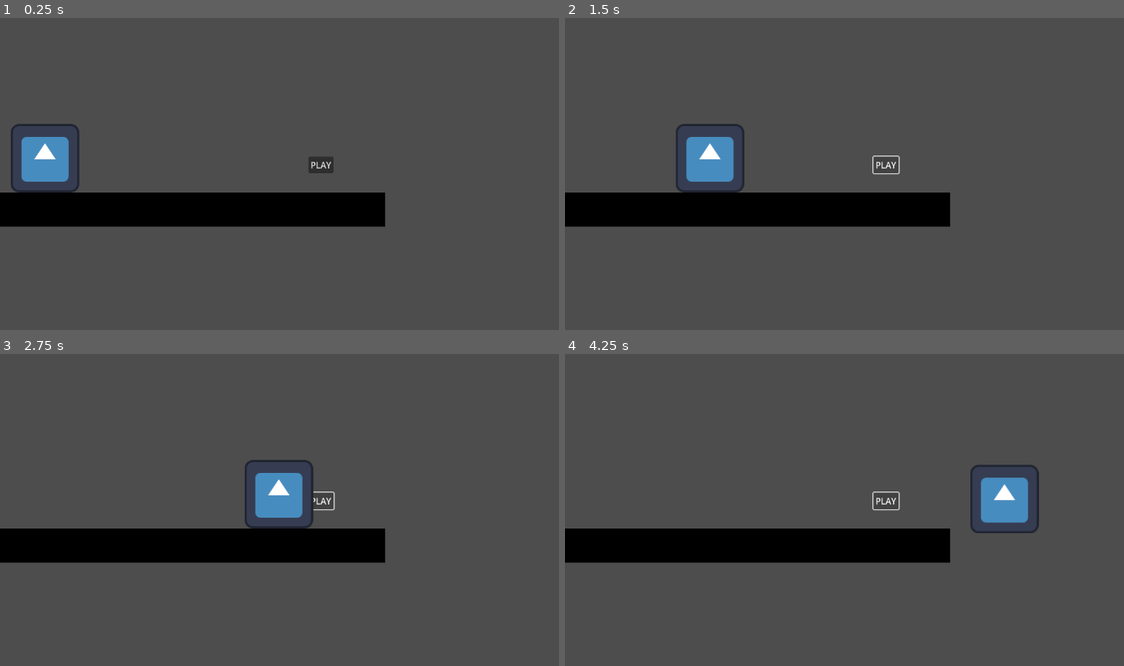
Above: before the commit, frames 1-4 (two rows, left to right).
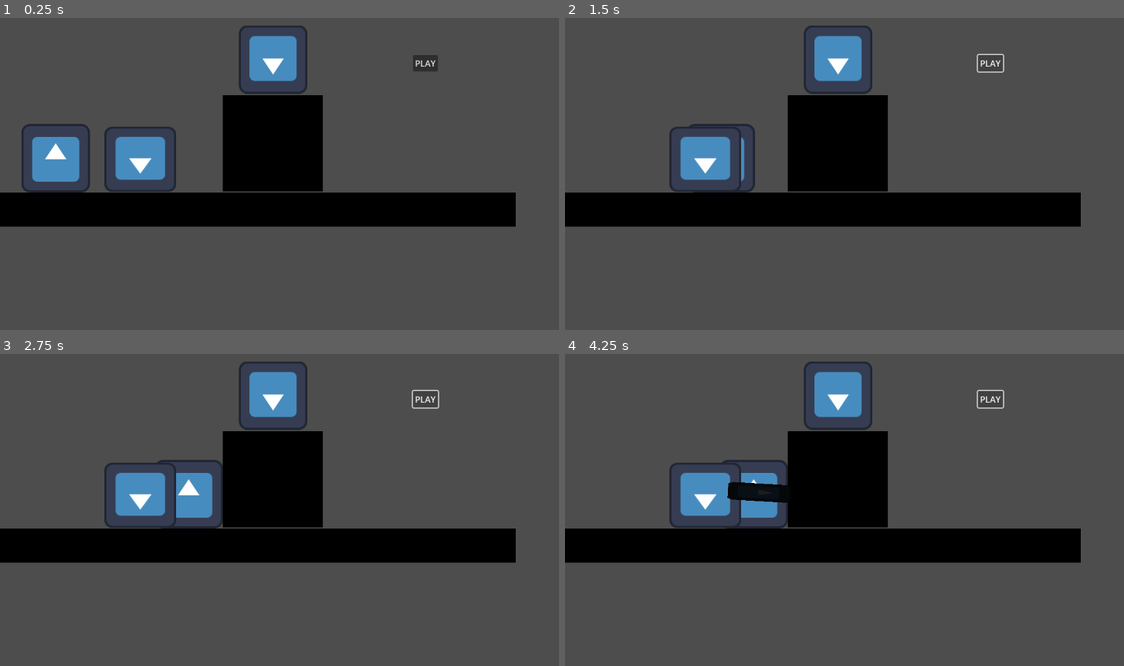
Above: after the commit, the same moments.

Repository: OdieEstee/CrimsonGameJam2025
Game: Godot game, scene res://Level 0.tscn
Two runs of this game, one before a commit and one after it. Both use one fixed random seed, a clock stepped at 60 frames per second and the inputs below. The engine's default icon, where the game draws it, is replaced by a stand-in: a white triangle on a blue panel in a dark square.
Inputs:
- Up to frame 1 (0.25 s): no input
- Up to frame 2 (1.5 s): click "PLAY" at 0.5 s; click "PLAY" at 1.25 s
- Up to frame 3 (2.75 s): click "PLAY" at 2 s
- Up to frame 4 (4.25 s): no input

The runs differ from the first frame. In frame 1, 13% of the frame differs, in the area x 1-93%, y 2-67%; in frame 2, 11%; in frame 3, 13%; in frame 4, 14%, in the area x 18-93%, y 2-67%.

Commit message:
Added gitignore, gitattributes, Archer and Solider

Diff:
--- /dev/null
+++ b/Arrow.gd
@@ -0,0 +1,15 @@
+extends RigidBody2D
+
+
+func _ready() -> void:
+	contact_monitor = true
+	max_contacts_reported = 1  # how many collisions to report
+	connect("body_entered", Callable(self, "_on_arrow_hit"))
+
+func _on_visible_on_screen_enabler_2d_screen_exited():
+	queue_free() #if the arrow leaves the screen remove it
+
+func _on_arrow_hit(body):
+	# TODO: add logic here to #if body.group == player:
+	# TODO: if arrow hits Player reset
+	queue_free()  # remove it from the scene
--- /dev/null
+++ b/Arrow.tscn
@@ -0,0 +1,27 @@
+[gd_scene load_steps=4 format=3 uid="uid://0g7e4l1x8hka"]
+
+[ext_resource type="Script" uid="uid://ba1r2tjuu4hvb" path="res://Arrow.gd" id="1_2ndhl"]
+[ext_resource type="Texture2D" uid="uid://dgv71lbgp8xem" path="res://icon.svg" id="2_acd0x"]
+
+[sub_resource type="CapsuleShape2D" id="CapsuleShape2D_6a6ax"]
+radius = 2.9995682
+height = 46.02731
+
+[node name="Arrow" type="RigidBody2D"]
+scale = Vector2(1.0111324, 1)
+collision_layer = 9
+collision_mask = 6
+script = ExtResource("1_2ndhl")
+
+[node name="Sprite2D" type="Sprite2D" parent="."]
+modulate = Color(0.99304205, 3.6001802e-05, 0.70178074, 1)
+rotation = -1.5707964
+scale = Vector2(-0.087131225, 0.3899655)
+texture = ExtResource("2_acd0x")
+
+[node name="CollisionShape2D" type="CollisionShape2D" parent="."]
+rotation = -1.5877619
+scale = Vector2(1.5819945, 1.072664)
+shape = SubResource("CapsuleShape2D_6a6ax")
+
+[node name="VisibleOnScreenNotifier2D" type="VisibleOnScreenNotifier2D" parent="."]
--- a/Level 0.tscn
+++ b/Level 0.tscn
@@ -1,8 +1,10 @@
-[gd_scene load_steps=8 format=3 uid="uid://c3r3wnkluh7ig"]
+[gd_scene load_steps=13 format=3 uid="uid://c3r3wnkluh7ig"]
 
 [ext_resource type="Script" uid="uid://diw6fis34kuwk" path="res://level_0.gd" id="1_0cwry"]
 [ext_resource type="Texture2D" uid="uid://dgv71lbgp8xem" path="res://icon.svg" id="1_c8imh"]
 [ext_resource type="Script" uid="uid://cs1d4w4bk0jo3" path="res://character_body_2d.gd" id="2_avkrb"]
+[ext_resource type="Script" uid="uid://ch8rud4n11l1s" path="res://archer.gd" id="4_ghhfo"]
+[ext_resource type="Script" uid="uid://d3gv0aw6wfyiv" path="res://soldier.gd" id="5_gkrj2"]
 
 [sub_resource type="Gradient" id="Gradient_c8imh"]
 colors = PackedColorArray(0, 0, 0, 1, 0, 0, 0, 1)
@@ -16,20 +18,32 @@
 [sub_resource type="RectangleShape2D" id="RectangleShape2D_0cwry"]
 size = Vector2(127, 128)
 
+[sub_resource type="RectangleShape2D" id="RectangleShape2D_ghhfo"]
+size = Vector2(132, 132)
+
+[sub_resource type="RectangleShape2D" id="RectangleShape2D_jxxqn"]
+size = Vector2(140, 125)
+
+[sub_resource type="RectangleShape2D" id="RectangleShape2D_gkrj2"]
+size = Vector2(66, 121)
+
 [node name="Level0" type="Node2D"]
 script = ExtResource("1_0cwry")
 
 [node name="Camera2D" type="Camera2D" parent="."]
 
-[node name="StaticBody2D" type="StaticBody2D" parent="."]
-position = Vector2(-481, 99)
+[node name="Ground" type="StaticBody2D" parent="."]
+position = Vector2(-451.00003, 99)
+scale = Vector2(1.3425826, 1)
+collision_layer = 4
+collision_mask = 15
 
-[node name="Sprite2D" type="Sprite2D" parent="StaticBody2D"]
+[node name="Sprite2D" type="Sprite2D" parent="Ground"]
 position = Vector2(264.5, 0)
 scale = Vector2(11.234375, 1)
 texture = SubResource("GradientTexture2D_0cwry")
 
-[node name="CollisionShape2D" type="CollisionShape2D" parent="StaticBody2D"]
+[node name="CollisionShape2D" type="CollisionShape2D" parent="Ground"]
 position = Vector2(266, 0)
 shape = SubResource("RectangleShape2D_avkrb")
 
@@ -38,15 +52,24 @@
 anchors_preset = 0
 offset_right = 40.0
 offset_bottom = 40.0
+metadata/_edit_use_anchors_ = true
 
 [node name="Button" type="Button" parent="Control"]
-layout_mode = 0
+layout_mode = 1
+anchors_preset = -1
+anchor_left = 4.875
+anchor_top = -4.75
+anchor_right = 5.85
+anchor_bottom = -4.175
 offset_right = 8.0
 offset_bottom = 8.0
 text = "PLAY"
+metadata/_edit_use_anchors_ = true
 
 [node name="CharacterBody2D" type="CharacterBody2D" parent="."]
-position = Vector2(-492, -15)
+position = Vector2(-472, -5)
+collision_layer = 2
+collision_mask = 12
 script = ExtResource("2_avkrb")
 
 [node name="Sprite2D" type="Sprite2D" parent="CharacterBody2D"]
@@ -58,4 +81,75 @@
 [node name="Icon" type="Sprite2D" parent="CharacterBody2D"]
 texture = ExtResource("1_c8imh")
 
+[node name="Archer" type="CharacterBody2D" parent="."]
+position = Vector2(-66, -187)
+collision_mask = 4
+script = ExtResource("4_ghhfo")
+player_path = NodePath("../CharacterBody2D")
+shoot_cd = 1.5
+
+[node name="CollisionShape2D" type="CollisionShape2D" parent="Archer"]
+shape = SubResource("RectangleShape2D_ghhfo")
+
+[node name="Icon2" type="Sprite2D" parent="Archer"]
+texture = ExtResource("1_c8imh")
+flip_v = true
+
+[node name="ArrowSpawn" type="Marker2D" parent="Archer"]
+
+[node name="Timer" type="Timer" parent="Archer"]
+
+[node name="Pillar" type="StaticBody2D" parent="."]
+position = Vector2(-134.99994, -25.000015)
+scale = Vector2(0.25922254, -2.825225)
+collision_layer = 4
+collision_mask = 15
+
+[node name="Sprite2D" type="Sprite2D" parent="Pillar"]
+position = Vector2(264.5, 0)
+scale = Vector2(11.234375, 1)
+texture = SubResource("GradientTexture2D_0cwry")
+
+[node name="CollisionShape2D" type="CollisionShape2D" parent="Pillar"]
+position = Vector2(266, 0)
+shape = SubResource("RectangleShape2D_avkrb")
+
+[node name="Soldier" type="CharacterBody2D" parent="."]
+position = Vector2(-314, -1)
+collision_mask = 4
+script = ExtResource("5_gkrj2")
+player_path = NodePath("../CharacterBody2D")
+
+[node name="CollisionShape2D" type="CollisionShape2D" parent="Soldier"]
+position = Vector2(0, -0.2035141)
+shape = SubResource("RectangleShape2D_jxxqn")
+
+[node name="Icon2" type="Sprite2D" parent="Soldier"]
+position = Vector2(4.7683716e-07, 0.2964859)
+scale = Vector2(1.0520188, 0.9577576)
+texture = ExtResource("1_c8imh")
+flip_v = true
+
+[node name="Timer" type="Timer" parent="Soldier"]
+
+[node name="SwordPivot" type="Node2D" parent="Soldier"]
+position = Vector2(-70, 9.296486)
+
+[node name="Sword" type="Area2D" parent="Soldier/SwordPivot"]
+collision_mask = 2
+
+[node name="CollisionShape2D" type="CollisionShape2D" parent="Soldier/SwordPivot/Sword"]
+position = Vector2(-2.543396, -39.484474)
+scale = Vector2(0.5769231, 1)
+shape = SubResource("RectangleShape2D_gkrj2")
+
+[node name="Sprite2D" type="Sprite2D" parent="Soldier/SwordPivot/Sword"]
+modulate = Color(0.1148968, 0.11489681, 0.1148968, 1)
+visibility_layer = 3
+position = Vector2(-2.543396, -40.984474)
+scale = Vector2(0.25713435, 0.9221176)
+texture = ExtResource("1_c8imh")
+
 [connection signal="pressed" from="Control/Button" to="." method="_on_button_pressed"]
+[connection signal="timeout" from="Archer/Timer" to="Archer" method="_on_timer_timeout"]
+[connection signal="timeout" from="Soldier/Timer" to="Soldier" method="_on_timer_timeout"]
--- /dev/null
+++ b/archer.gd
@@ -0,0 +1,50 @@
+extends CharacterBody2D
+
+
+@export var player_path: NodePath
+#archer settings
+# the cooldown between each shot
+@export var shoot_cd: float =  1.0
+#amount of variance for the cooldown bewteen each shot
+@export var shoot_variantion: float = 0.0
+#arrow settings
+#speed of the arrow
+@export var arrow_speed: int = 1000
+#texture for the arrow
+#@export var arrow_texture: Texture2D
+
+var arrow_scene: PackedScene = preload("res://arrow.tscn")
+
+var gravity : float = 600.0
+var player = Node2D #used to track the position of the peseant
+
+func _ready() -> void:
+	player = get_node(player_path)
+	$Timer.wait_time = get_random_shoot_time()
+	$Timer.start()
+
+func _on_timer_timeout():
+	shoot_arrow()
+	$Timer.wait_time = get_random_shoot_time() #after each shot get a delay
+	$Timer.start()
+
+func get_random_shoot_time() -> float:
+	return randf_range(shoot_cd - shoot_variantion, shoot_cd + shoot_variantion)
+
+func _physics_process(delta: float) -> void:
+	# Add the gravity
+	if not is_on_floor():
+		velocity.y += gravity * delta
+	else:
+		velocity.y = 0
+
+	move_and_slide()
+
+func shoot_arrow():
+
+	var arrow = arrow_scene.instantiate()
+	arrow.position = $ArrowSpawn.global_position
+	arrow.rotation = (player.global_position - global_position).angle()
+	var dir = (player.global_position - global_position).normalized()
+	arrow.linear_velocity = dir * arrow_speed # launch the arrow
+	get_tree().current_scene.add_child(arrow)
--- /dev/null
+++ b/soldier.gd
@@ -0,0 +1,92 @@
+
+extends CharacterBody2D
+
+@export var player_path: NodePath
+
+#sword parameters
+
+# the cooldown between each shot
+@export var swing_cd: float =  2.0
+# degrees to swing through
+@export var swing_angle: float = 120
+# degrees per second
+@export var swing_speed: float = 400
+#amount of variance for the cooldown bewteen each shot
+@export var swing_cd_variation: float = 0.0
+
+@onready var sword_area = $SwordPivot/Sword
+@onready var swing_timer = $Timer
+@onready var sword_pivot = $SwordPivot
+
+var swinging = false #is sword swinging currently
+var gravity : float = 600.0
+var player = Node2D #used to track the position of the peseant
+
+func _ready() -> void:
+	sword_area.monitoring = false
+	sword_area.visible = false
+	sword_area.connect("body_entered", Callable(self, "on_sword_hit"))
+	player = get_node(player_path)
+	$Timer.wait_time = get_random_swing_time()
+	$Timer.start()
+
+
+func _on_timer_timeout():
+	swing_sword()
+	$Timer.wait_time = get_random_swing_time() #after each shot get a delay
+	$Timer.start()
+
+func get_random_swing_time() -> float:
+	return randf_range(swing_cd - swing_cd_variation, swing_cd + swing_cd_variation)
+
+
+func _physics_process(delta: float) -> void:
+	# Add the gravity
+	if not is_on_floor():
+		velocity.y += gravity * delta
+	else:
+		velocity.y = 0
+
+	move_and_slide()
+
+
+func swing_sword() -> void:
+	if swinging:
+		return
+
+	swinging = true
+	sword_area.visible = true
+	sword_area.monitoring = true
+
+	# Determine player direction
+	var dir = sign(player.global_position.x - global_position.x) # 1 = right , -1  = left
+
+	var pivot_offset = Vector2(60, -5) # offset to the side of the sprite that the guy is on
+	sword_pivot.position = Vector2(pivot_offset.x * dir, pivot_offset.y)
+	# sword_pivot.scale.x = dir  # flip sword visually if needed
+
+	# Set start and end angles
+	var start_angle = 0
+	var end_angle = swing_angle
+	if dir < 0:
+		start_angle = 0
+		end_angle = -swing_angle
+
+	sword_pivot.rotation_degrees = start_angle
+
+	# Swing procedurally
+	while (dir > 0 and sword_pivot.rotation_degrees < end_angle) or (dir < 0 and sword_pivot.rotation_degrees > end_angle):
+		sword_pivot.rotation_degrees += swing_speed * get_process_delta_time() * dir
+
+		await get_tree().process_frame
+
+	# Reset sword
+	sword_pivot.rotation_degrees = 0
+	sword_area.monitoring = false
+	sword_area.visible = false
+	swinging = false
+
+func on_sword_hit(body: Node) -> void:
+	if body == player:
+		print("Working")
+	#TODO: replace with reset level
Not shown, added: Arrow.gd.uid
Not shown, added: archer.gd.uid
Not shown, added: soldier.gd.uid
Not shown, removed: .DS_Store
Not shown, changed: .gitattributes
Not shown, changed: .gitignore
